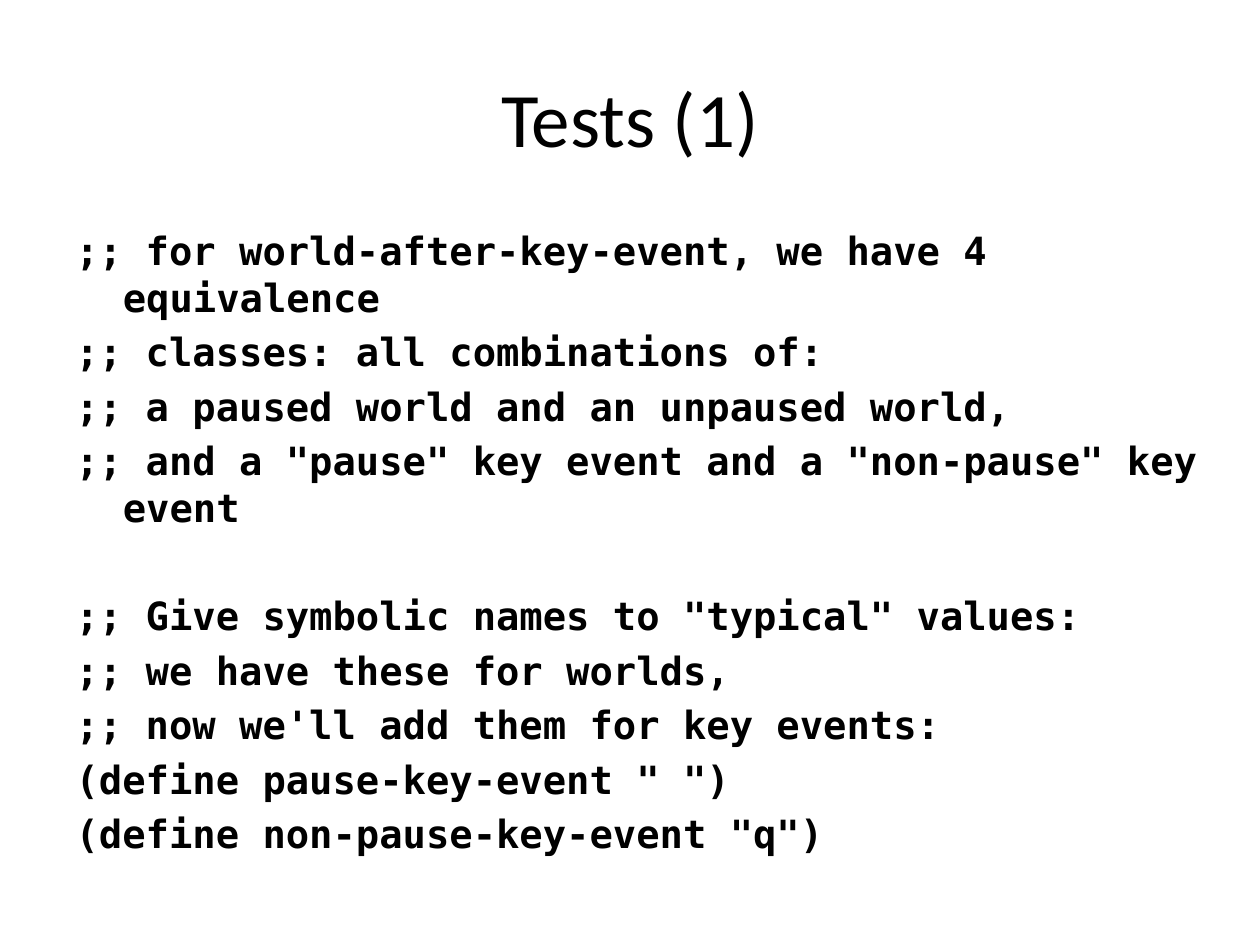
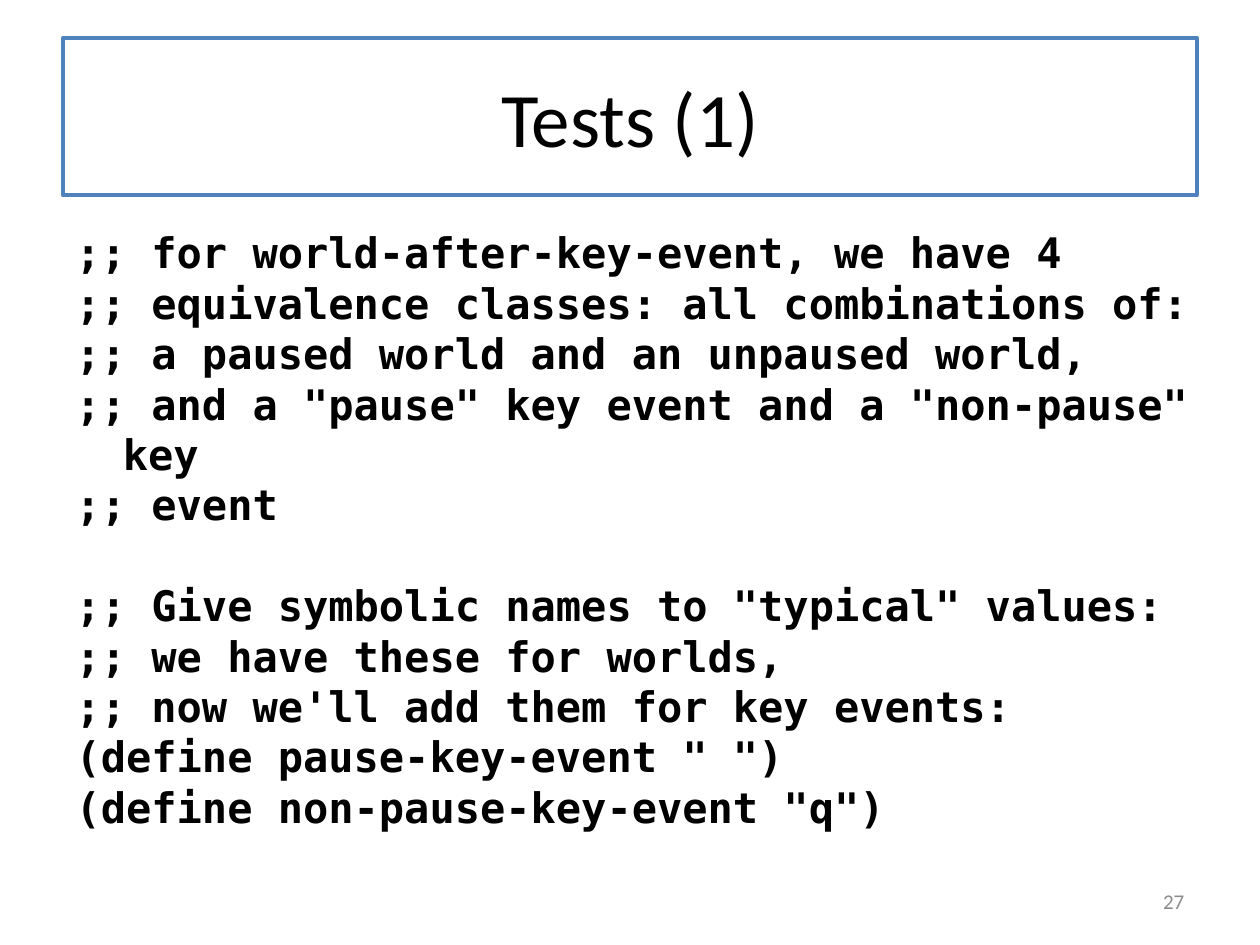
Before and after one commit to mwand/cs5010f16, a slide deck: slide 27 of Slides/Lesson 3.1 Introduction to Universe Programs.pptx (slide 26 before the commit). Drawn at 1260x945 pixels with LibreOffice and Linux fonts; fonts in the diff are those of the drawing. Boxes give left, top, right and bottom in pixels: in the first picture for what was removed or moved away, otherwise in the second. Text is boxed around its words. In the diff, an @@ line names an element or a change of style, - is before the commit and + after.

```diff
--- a/Slides/Lesson 3.1 Introduction to Universe Programs.pptx
+++ b/Slides/Lesson 3.1 Introduction to Universe Programs.pptx
@@ title "Tests (1)" resized from (x1=501, y1=91, x2=759, y2=158) to (x1=63, y1=38, x2=1197, y2=195) @@
@@ title "Tests (1)" at (x1=63, y1=38, x2=1197, y2=195): fill none to #FFFFFF; outline none to #4F81BD 2.25 pt @@
@@ text at (x1=151, y1=236, x2=1188, y2=328): text changed; size 22.2 to 24 pt @@
-;; for world-after-key-event, we have 4 equivalence
-;; classes: all combinations of:
+;; for world-after-key-event, we have 4
+;; equivalence classes: all combinations of:
@@ text at (x1=76, y1=337, x2=1163, y2=832): size 22.2 to 24 pt in ";; a paused world and an unpaused ...", ";; Give symbolic names to "typical" values:", ";; we have these for worlds,", ";; now we'll add them for key ..." and 2 more places; less space between paragraphs @@
@@ text at (x1=123, y1=388, x2=1188, y2=521): text changed; size 22.2 to 24 pt @@
-;; and a "pause" key event and a "non-pause" key event
+;; and a "pause" key event and a "non-pause" key
+;; event
@@ page number added at (x1=1163, y1=895, x2=1184, y2=909), 12 pt, text #8C8C8C @@
+27
```
Also in this commit, not shown: 40 other slides changed, 1 slide added, 10 other files.
